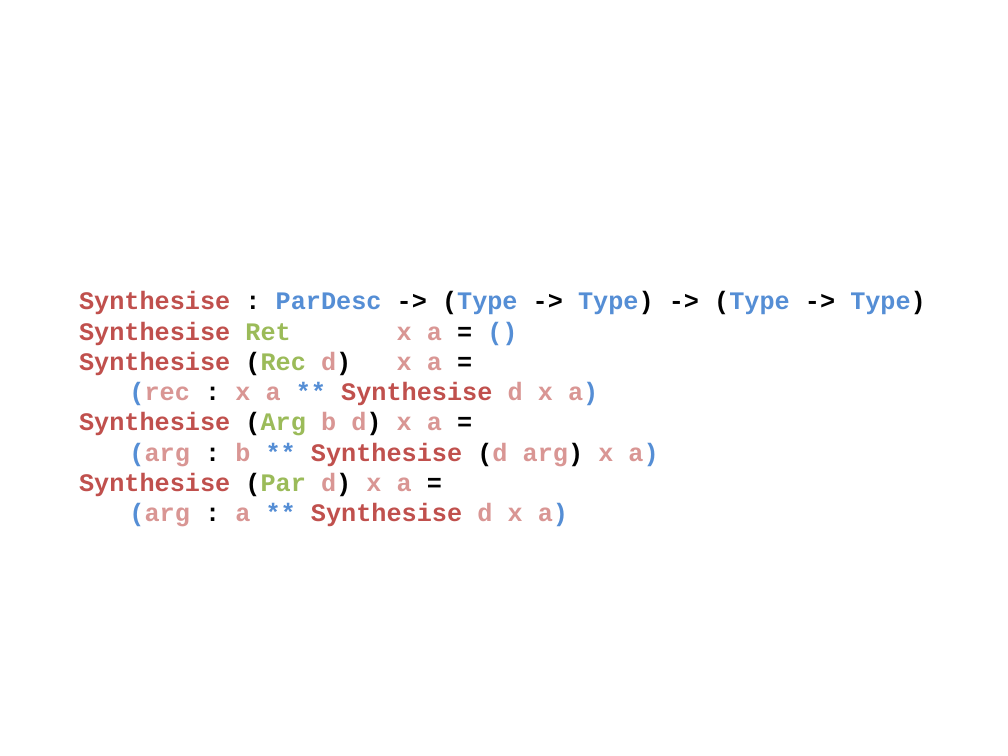
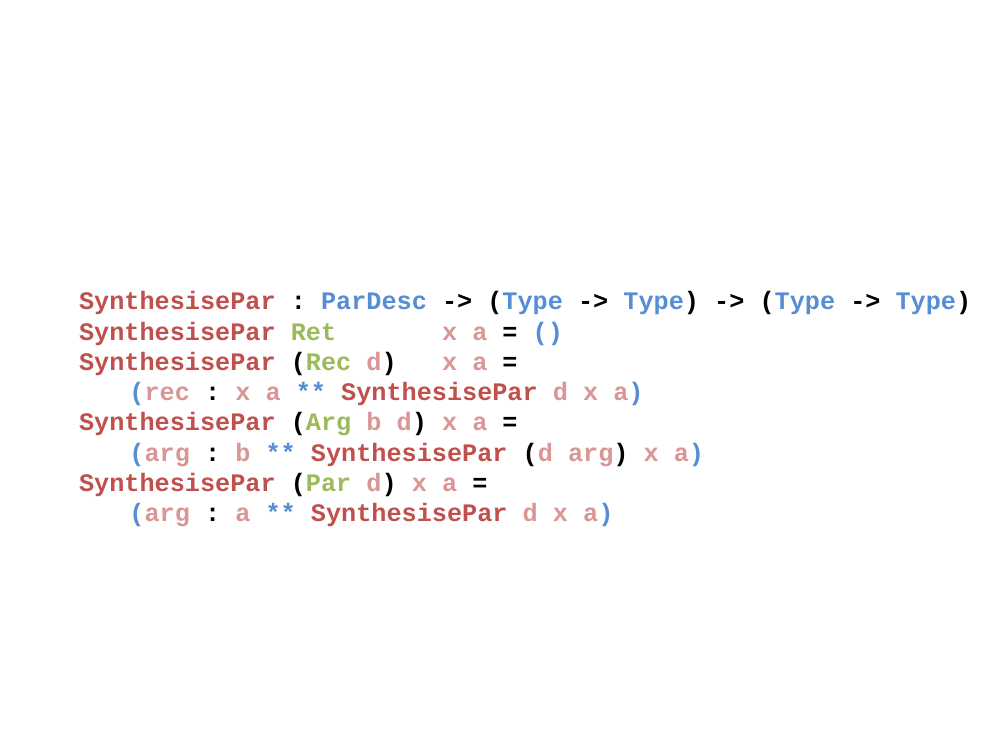
Before and after one commit to ahmadsalim/MSc-Thesis, a slide deck: slide 1 of Figures/ParSynthesising.pptx. Drawn at 1008x756 pixels with LibreOffice and Linux fonts; fonts in the diff are those of the drawing. Boxes give left, top, right and bottom in pixels: in the first picture for what was removed or moved away, otherwise in the second. Text is boxed around its words. In the diff, an @@ line names an element or a change of style, - is before the commit and + after.

```diff
--- a/Figures/ParSynthesising.pptx
+++ b/Figures/ParSynthesising.pptx
@@ text at [79, 291, 972, 526]: text changed @@
-Synthesise : ParDesc -> (Type -> Type) -> (Type -> Type)
-Synthesise Ret x a = ()
-Synthesise (Rec d) x a =
-(rec : x a ** Synthesise d x a)
-Synthesise (Arg b d) x a =
-(arg : b ** Synthesise (d arg) x a)
-Synthesise (Par d) x a =
-(arg : a ** Synthesise d x a)
+SynthesisePar : ParDesc -> (Type -> Type) -> (Type -> Type)
+SynthesisePar Ret x a = ()
+SynthesisePar (Rec d) x a =
+(rec : x a ** SynthesisePar d x a)
+SynthesisePar (Arg b d) x a =
+(arg : b ** SynthesisePar (d arg) x a)
+SynthesisePar (Par d) x a =
+(arg : a ** SynthesisePar d x a)
```
Also in this commit, not shown: 24 other files.
